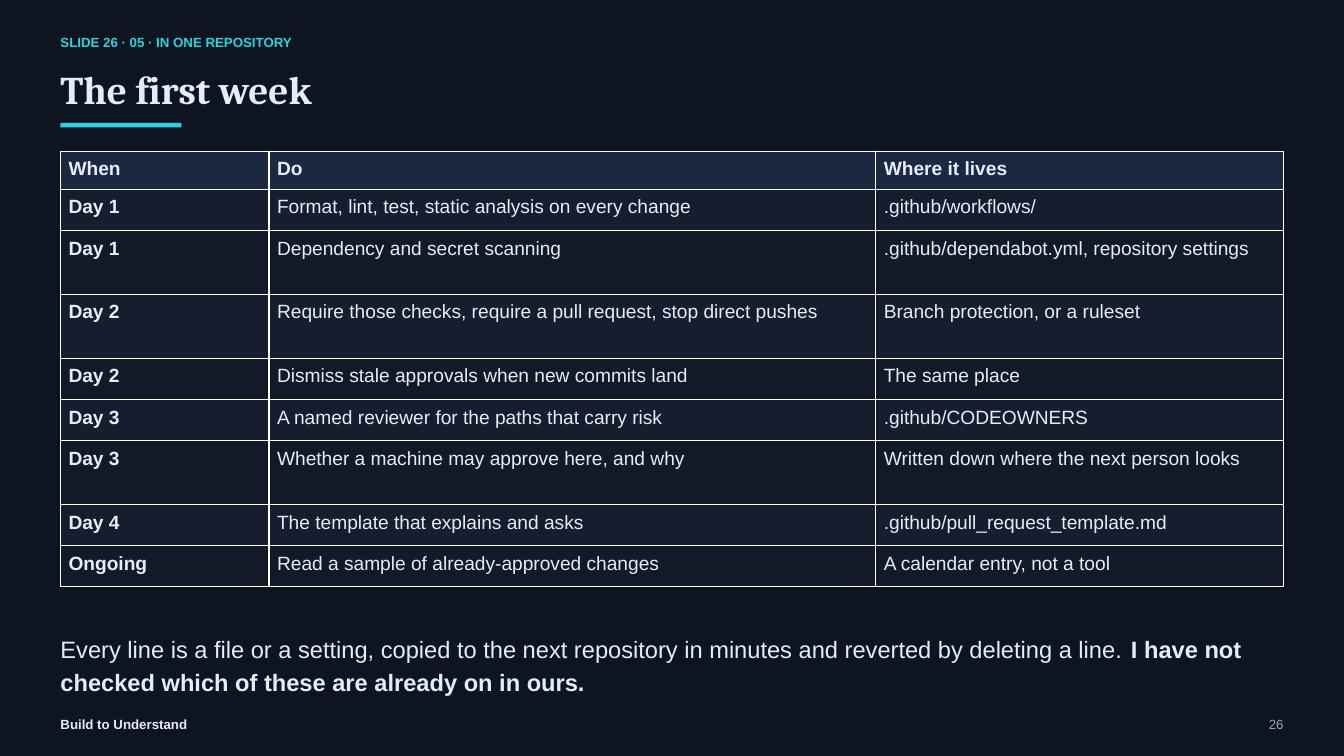
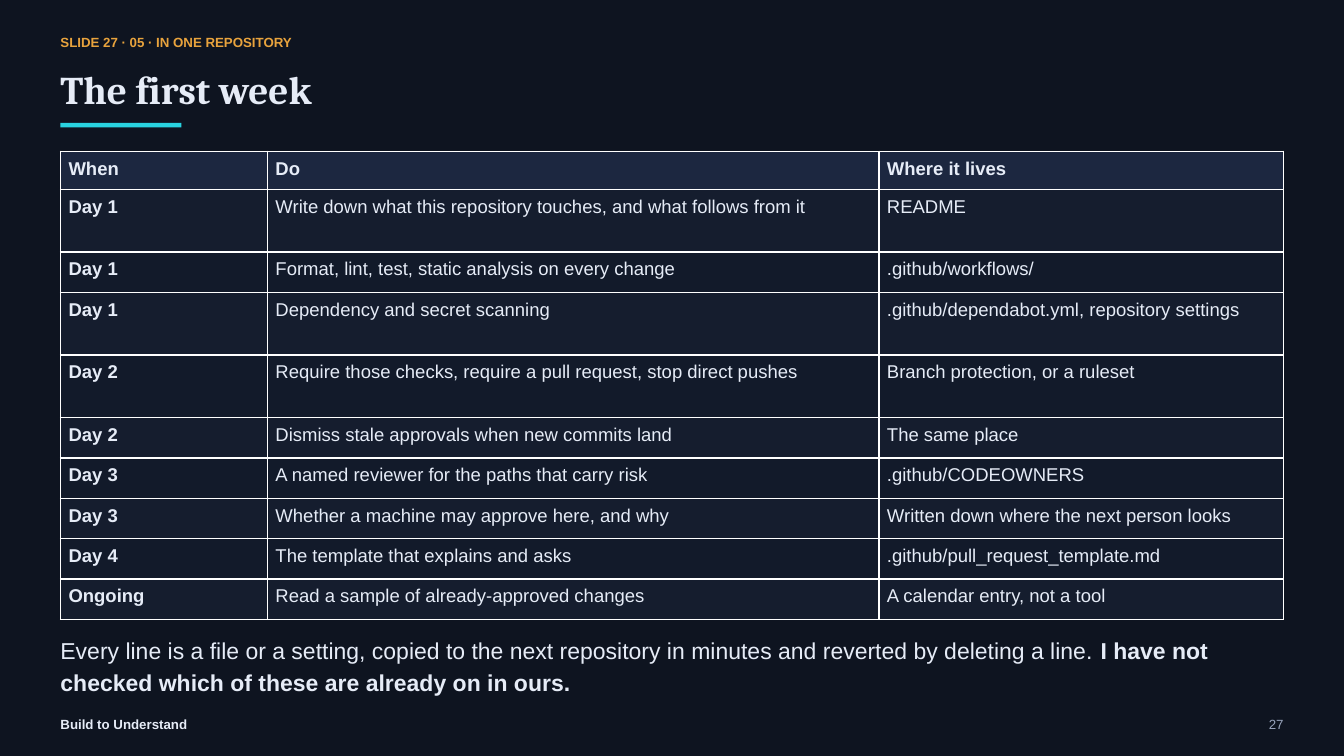
Before and after one commit to svenmalvik/buildtounderstand.org, a slide deck: slide 27 of presentations/what-is-the-second-pair-of-eyes-for.pptx (slide 26 before the commit). Drawn at 1344x756 pixels with LibreOffice and Linux fonts; fonts in the diff are those of the drawing. Boxes give left, top, right and bottom in pixels: in the first picture for what was removed or moved away, otherwise in the second. Text is boxed around its words. In the diff, an @@ line names an element or a change of style, - is before the commit and + after.

```diff
--- a/presentations/what-is-the-second-pair-of-eyes-for.pptx
+++ b/presentations/what-is-the-second-pair-of-eyes-for.pptx
@@ text at bbox=[60, 37, 292, 47]: text changed; text colour #29D3E0 to #E8A33D @@
-SLIDE 26 · 05 · IN ONE REPOSITORY
+SLIDE 27 · 05 · IN ONE REPOSITORY
@@ table at bbox=[60, 151, 1284, 620] @@
+row 2: Day 1 | Write down what this repository touches, and what follows from it | README
@@ text "Every line is a file ..." at bbox=[60, 642, 1208, 696]: size 16.9 to 16.4 pt @@
@@ text at bbox=[1269, 720, 1284, 729]: text changed @@
-26
+27
```
Also in this commit, not shown: 11 other slides changed, 1 slide added, 4 other files.
